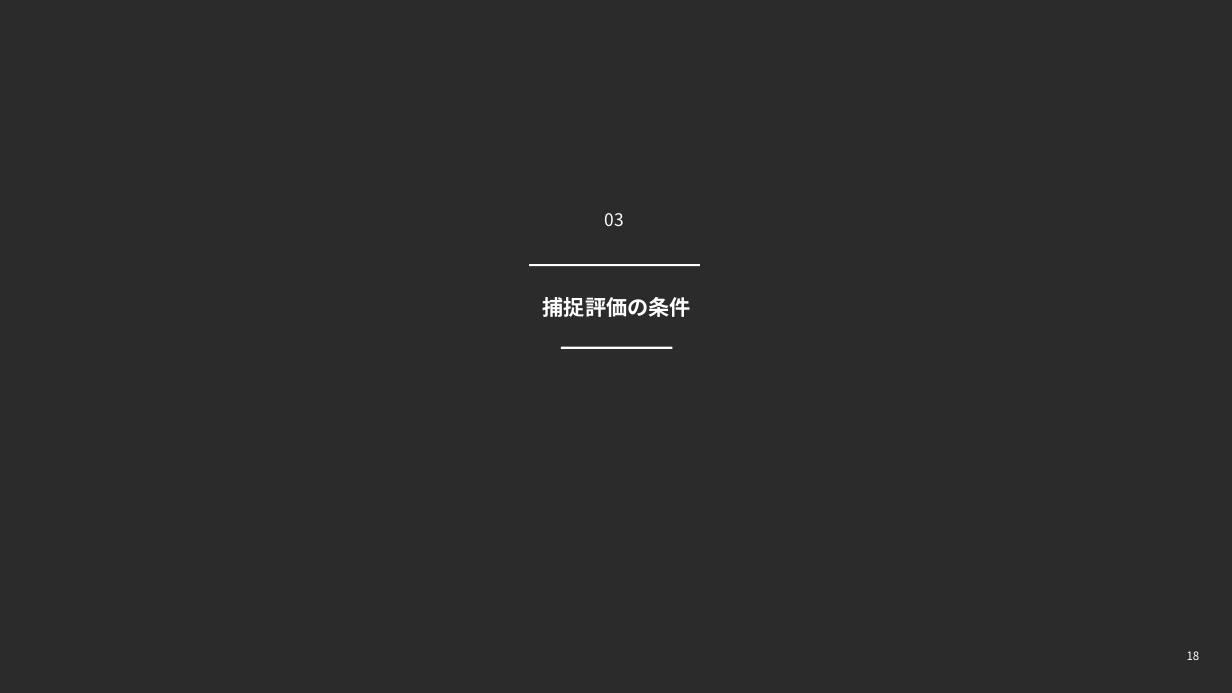
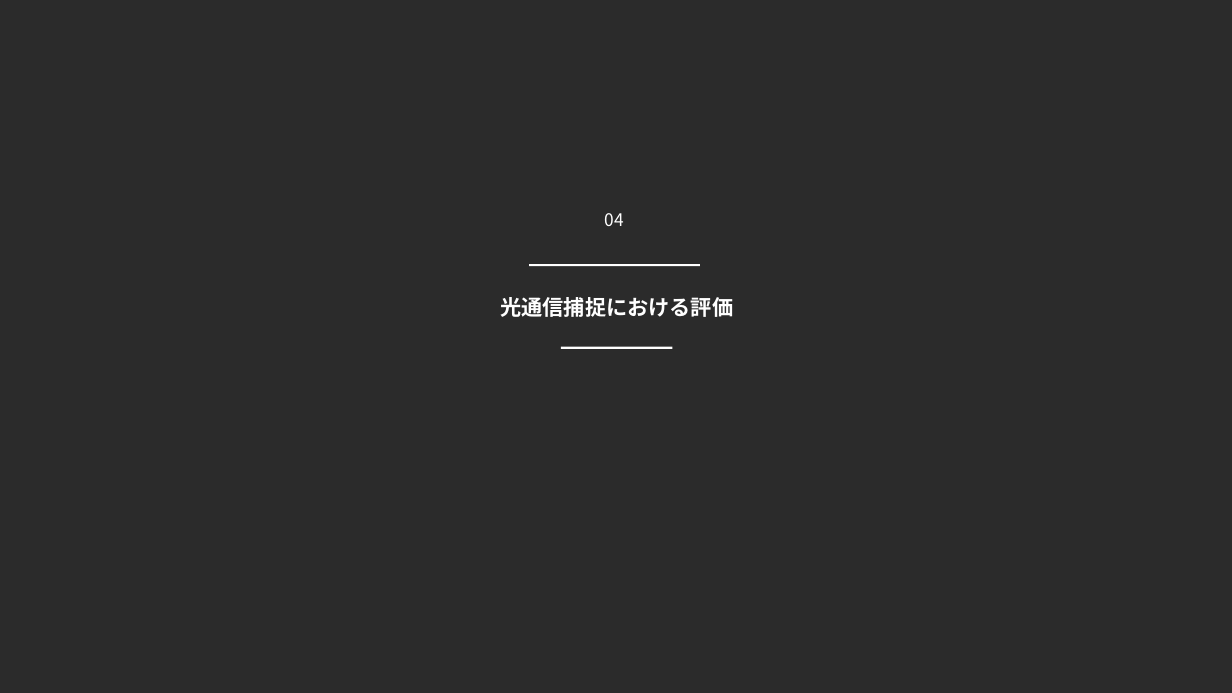
Before and after one commit to Hideki-1029/thermal-deformation-optcomm, a slide deck: slide 21 of papers/seminar/20260928_labseminar_takamoto.pptx. Drawn at 1232x693 pixels with LibreOffice and Linux fonts; fonts in the diff are those of the drawing; background and template pictures are left out; a plain dark background stands for a picture behind light text. Boxes give left, top, right and bottom in pixels: in the first picture for what was removed or moved away, otherwise in the second. Text is boxed around its words. In the diff, an @@ line names an element or a change of style, - is before the commit and + after.

```diff
--- a/papers/seminar/20260928_labseminar_takamoto.pptx
+++ b/papers/seminar/20260928_labseminar_takamoto.pptx
@@ text removed at [605, 213, 624, 226] @@
-03
@@ text added at [605, 213, 624, 226], 27 pt, text #FFFFFF @@
+04
@@ text at [500, 297, 733, 317]: text changed @@
-捕捉評価の条件
+光通信捕捉における評価
@@ text removed at [1187, 651, 1200, 660] @@
-18
```
Also in this commit, not shown: 22 other slides changed, 3 slides added, 1 other file.
